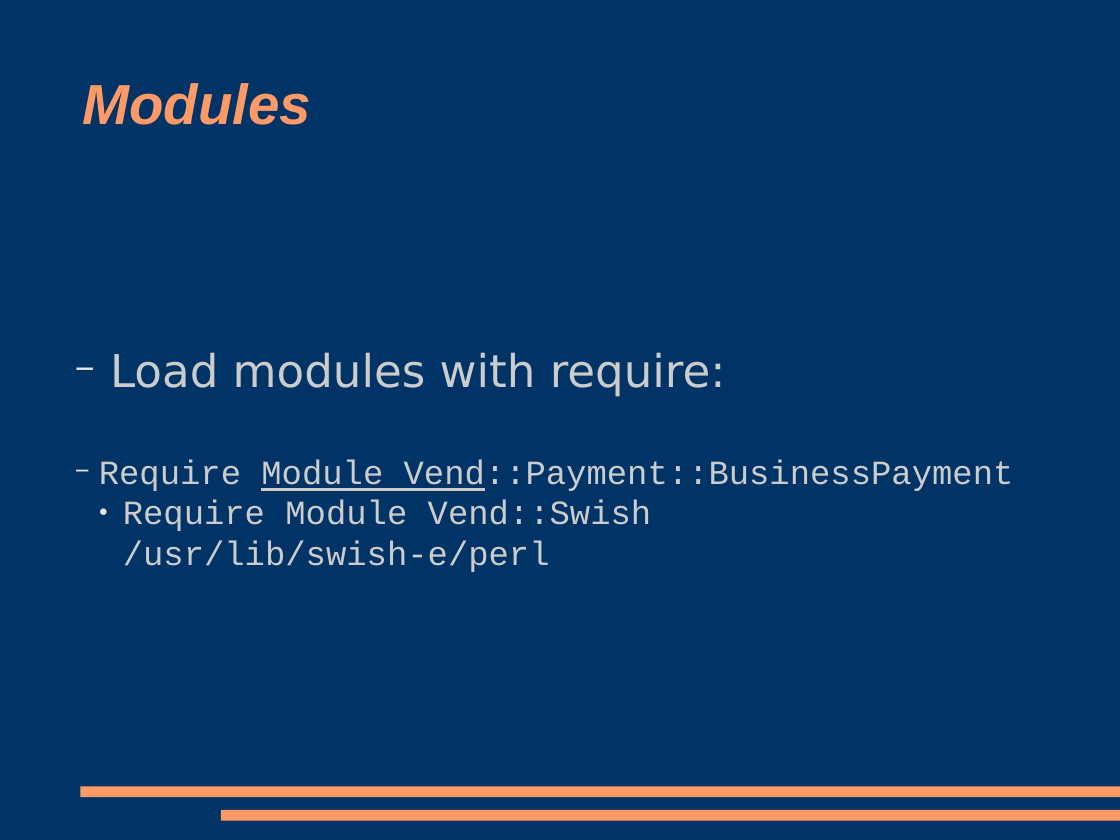
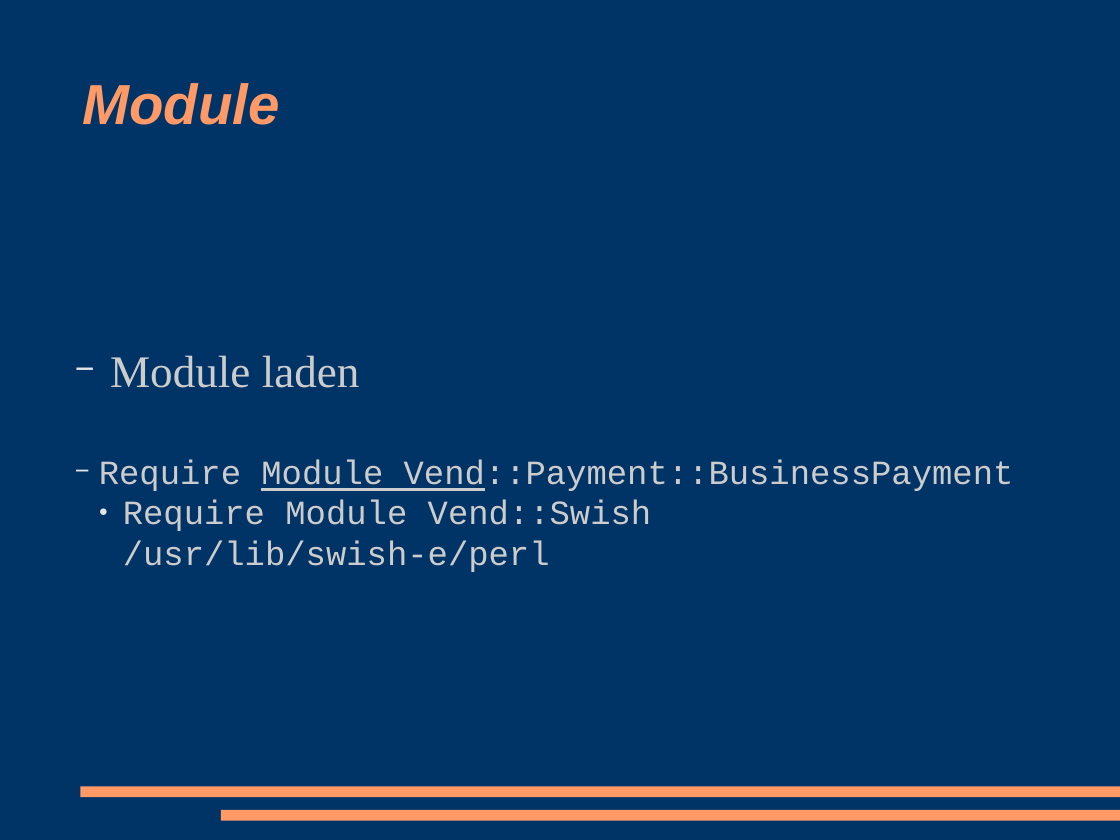
Before and after one commit to racke/Presentations, a slide deck: slide 15 of cebit2009/interchange.odp. Drawn at 1120x840 pixels with LibreOffice and Linux fonts; fonts in the diff are those of the drawing. Boxes give left, top, right and bottom in pixels: in the first picture for what was removed or moved away, otherwise in the second. Text is boxed around its words. In the diff, an @@ line names an element or a change of style, - is before the commit and + after.

```diff
--- a/cebit2009/interchange.odp
+++ b/cebit2009/interchange.odp
@@ title at [82, 83, 279, 125]: text changed @@
-Modules
+Module
@@ subtitle at [110, 355, 360, 388]: text changed; font DejaVu Sans to Times New Roman @@
-  − Load modules with require:
+  − Module laden
```
Also in this commit, not shown: 8 other slides changed, 4 slides added, 3 slides removed, 2 other files.
